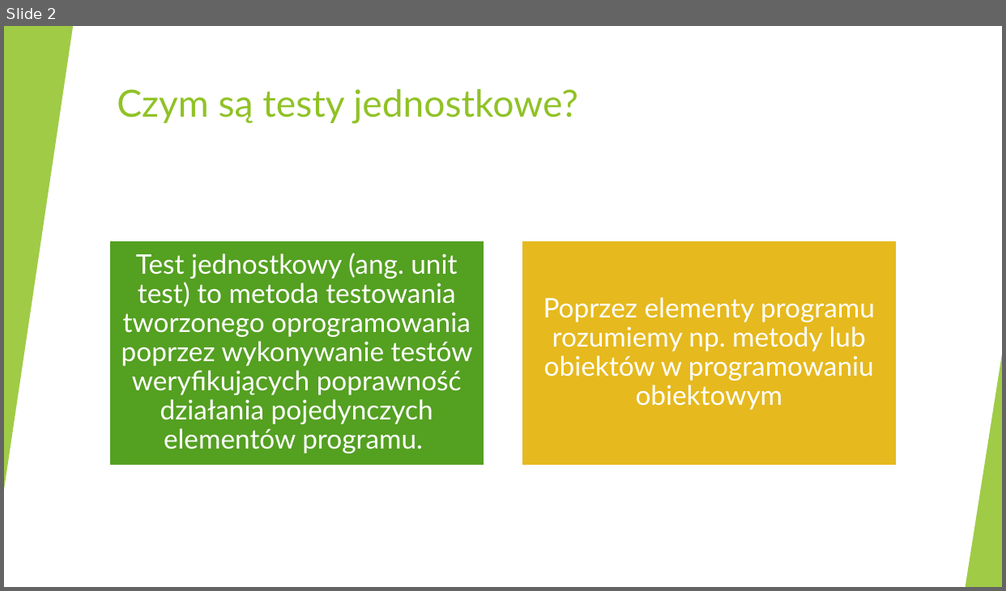
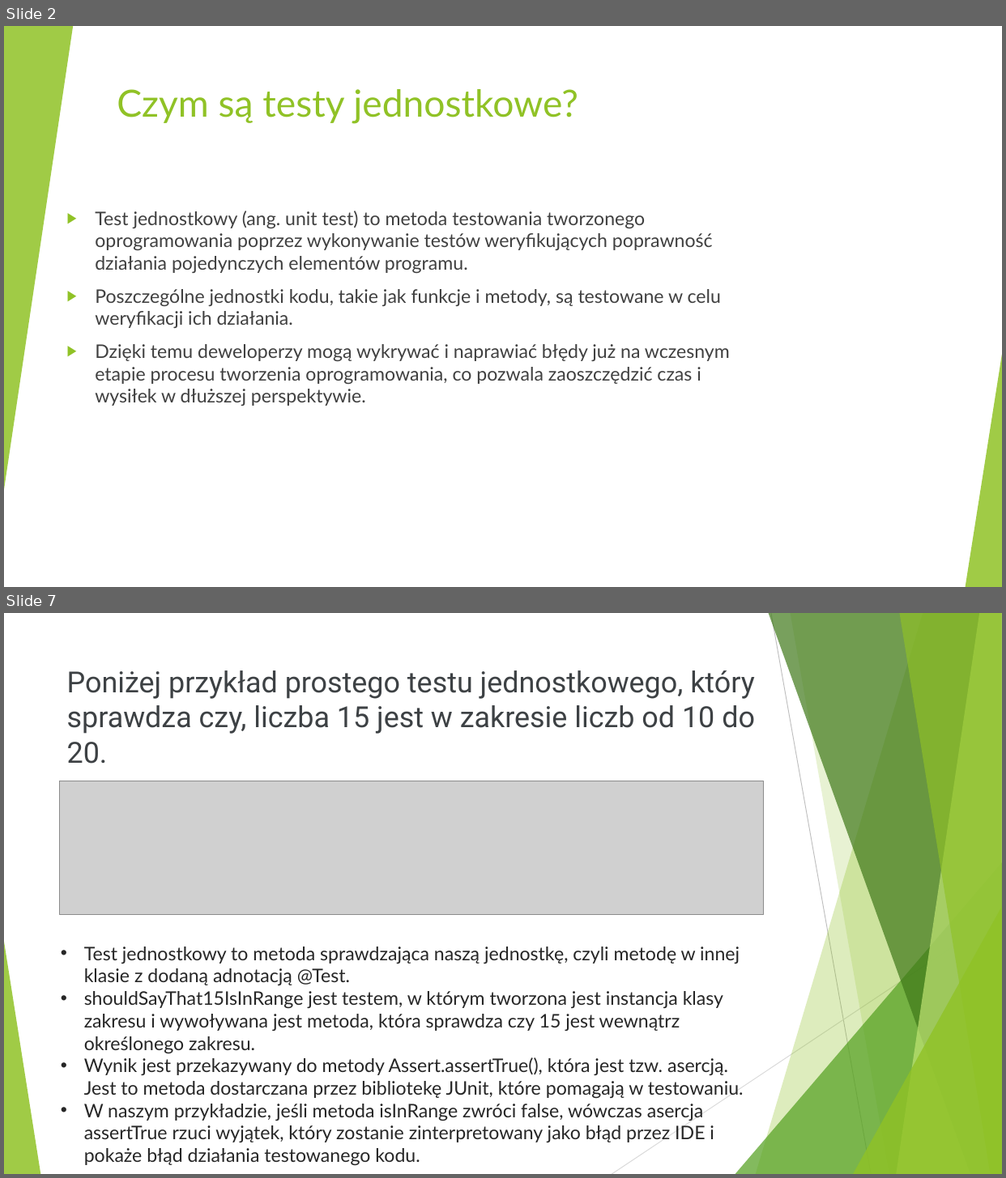
Before and after one commit to markow1997/AdvanceProgrammingTechniques_2223, a slide deck: KonradStepniak/Testy jednostkowe Konrad Stępniak.pptx. Shown one above the other, each under a label of ours: slide 2 before the commit, slides 2 and 7 after it; the slides between them are not shown. The pictures are 1006x591 and 1006x1178 pixels, drawn with LibreOffice and Linux fonts; fonts in the diff are those of the drawing; grey boxes stand for pictures. Boxes give left, top, right and bottom in pixels: in the first picture for what was removed or moved away, otherwise in the second. Text is boxed around its words. In the diff, an @@ line names an element or a change of style, - is before the commit and + after.

```diff
--- a/KonradStepniak/Testy jednostkowe Konrad Stępniak.pptx
+++ b/KonradStepniak/Testy jednostkowe Konrad Stępniak.pptx
@@ slide 7 added at (4, 613, 1002, 1174), background #FFFFFF; not listed: 10 template elements that a slide beside it also shows @@
@@ title added at (67, 671, 755, 764), 28 pt, text #3D4144 @@
+Poniżej przykład prostego testu jednostkowego, który sprawdza czy, liczba 15 jest w zakresie liczb od 10 do 20.
@@ picture added at (59, 781, 763, 914) @@
@@ text added at (84, 947, 744, 1162), 18 pt, text #262626 @@
+• Test jednostkowy to metoda sprawdzająca naszą jednostkę, czyli metodę w innej klasie z dodaną adnotacją @Test.
+• shouldSayThat15IsInRange jest testem, w którym tworzona jest instancja klasy zakresu i wywoływana jest metoda, która sprawdza czy 15 jest wewnątrz określonego zakresu.
+• Wynik jest przekazywany do metody Assert.assertTrue(), która jest tzw. asercją. Jest to metoda dostarczana przez bibliotekę JUnit, które pomagają w testowaniu.
+• W naszym przykładzie, jeśli metoda isInRange zwróci false, wówczas asercja assertTrue rzuci wyjątek, który zostanie zinterpretowany jako błąd przez IDE i pokaże błąd działania testowanego kodu.
@@ slide 2 changed as well @@
@@ text added at (95, 211, 730, 406), 18 pt, text #404040 @@
+▶ Test jednostkowy (ang. unit test) to metoda testowania tworzonego oprogramowania poprzez wykonywanie testów weryfikujących poprawność działania pojedynczych elementów programu.
+▶ Poszczególne jednostki kodu, takie jak funkcje i metody, są testowane w celu weryfikacji ich działania.
+▶ Dzięki temu deweloperzy mogą wykrywać i naprawiać błędy już na wczesnym etapie procesu tworzenia oprogramowania, co pozwala zaoszczędzić czas i wysiłek w dłuższej perspektywie.
@@ group removed at (109, 241, 897, 466): 2 rectangles, 2 texts @@
-Test jednostkowy (ang. unit test) to metoda testowania tworzonego oprogramowania poprzez wykonywanie testów weryfikujących poprawność działania pojedynczych elementów programu.
-Poprzez elementy programu rozumiemy np. metody lub obiektów w programowaniu obiektowym
```
Also in this commit, not shown: 3 other slides changed, 9 other slides added, 3 slides removed.
